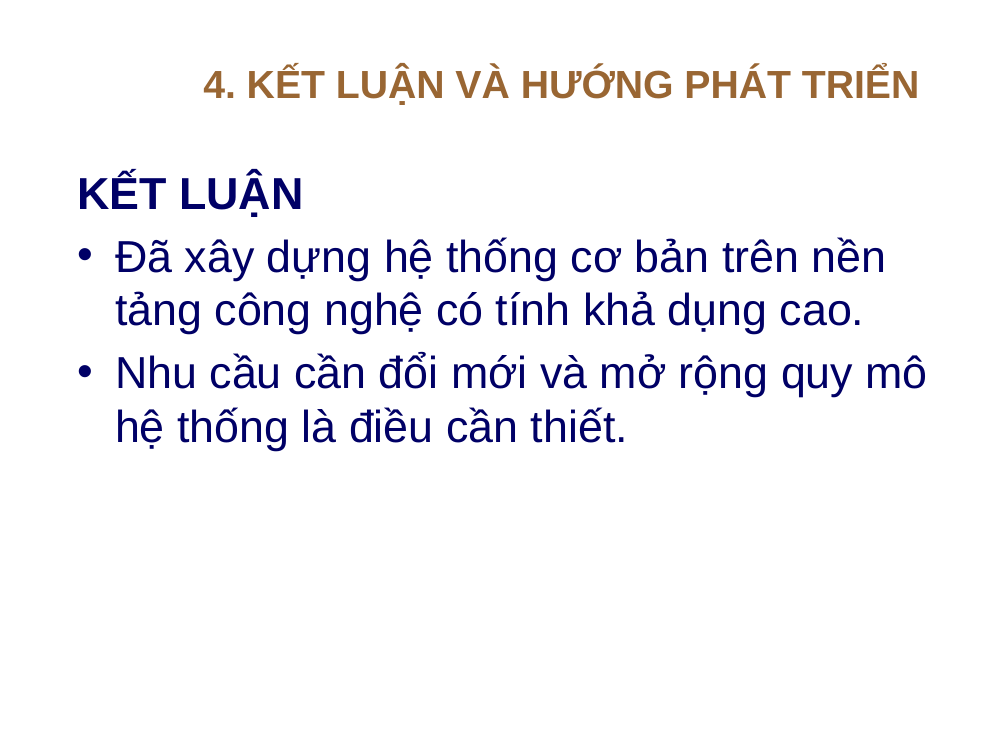
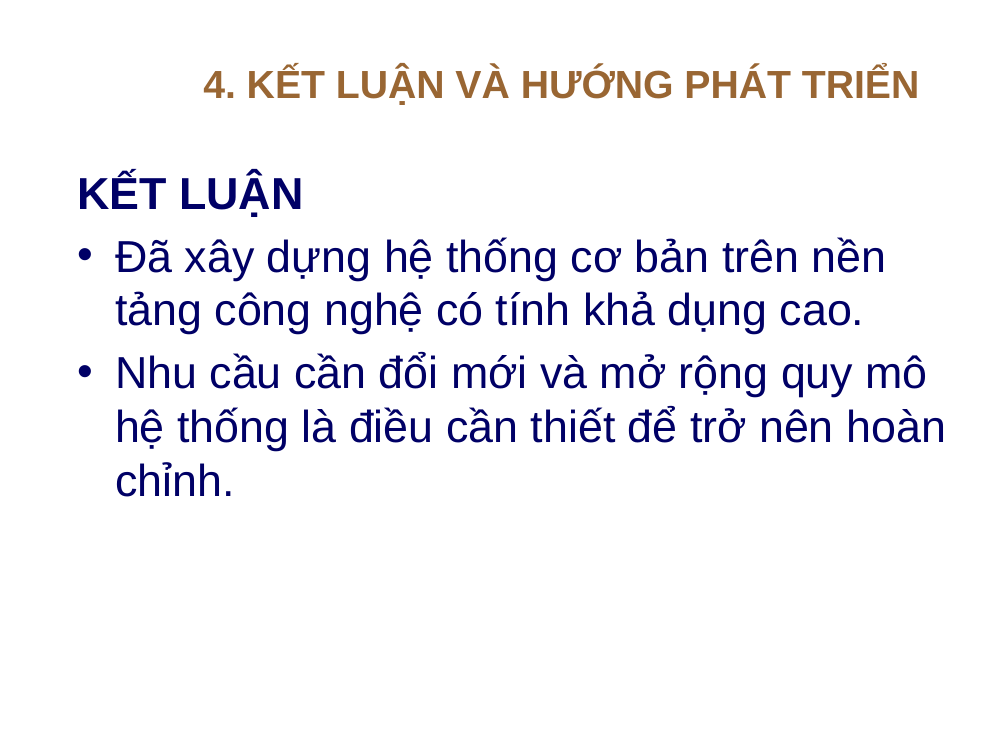
Before and after one commit to nhgiang196/luanvan, a slide deck: slide 15 of maubaocaolv.pptx (slide 17 before the commit). Drawn at 1008x756 pixels with LibreOffice and Linux fonts; fonts in the diff are those of the drawing; background and template pictures are left out. Boxes give left, top, right and bottom in pixels: in the first picture for what was removed or moved away, otherwise in the second. Text is boxed around its words. In the diff, an @@ line names an element or a change of style, - is before the commit and + after.

Commit message:
COMMIT CHỈNH SỬA CUỐI CÙNG. HOÀN THÀNH LUẬN VĂN

```diff
--- a/maubaocaolv.pptx
+++ b/maubaocaolv.pptx
@@ text at <box>115,353,946,497</box>: text changed @@
-• Nhu cầu cần đổi mới và mở rộng quy mô hệ thống là điều cần thiết.
+• Nhu cầu cần đổi mới và mở rộng quy mô hệ thống là điều cần thiết để trở nên hoàn chỉnh.
```
Also in this commit, not shown: 11 other slides changed, 2 slides removed, 1 other file.
